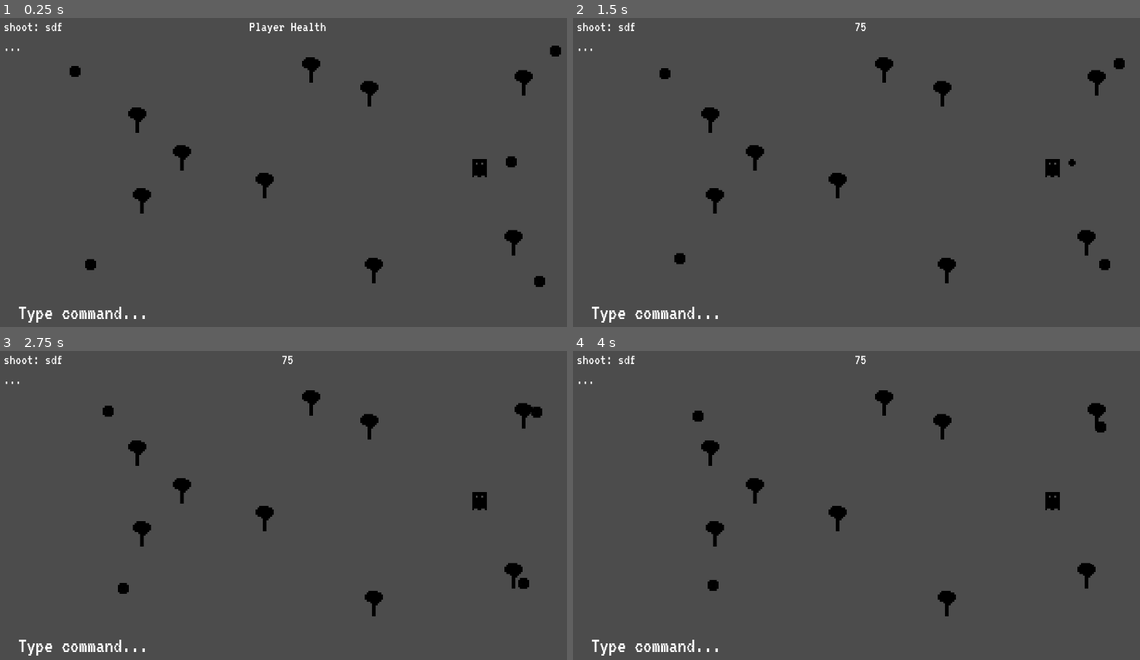
Above: before the commit, frames 1-4 (two rows, left to right).
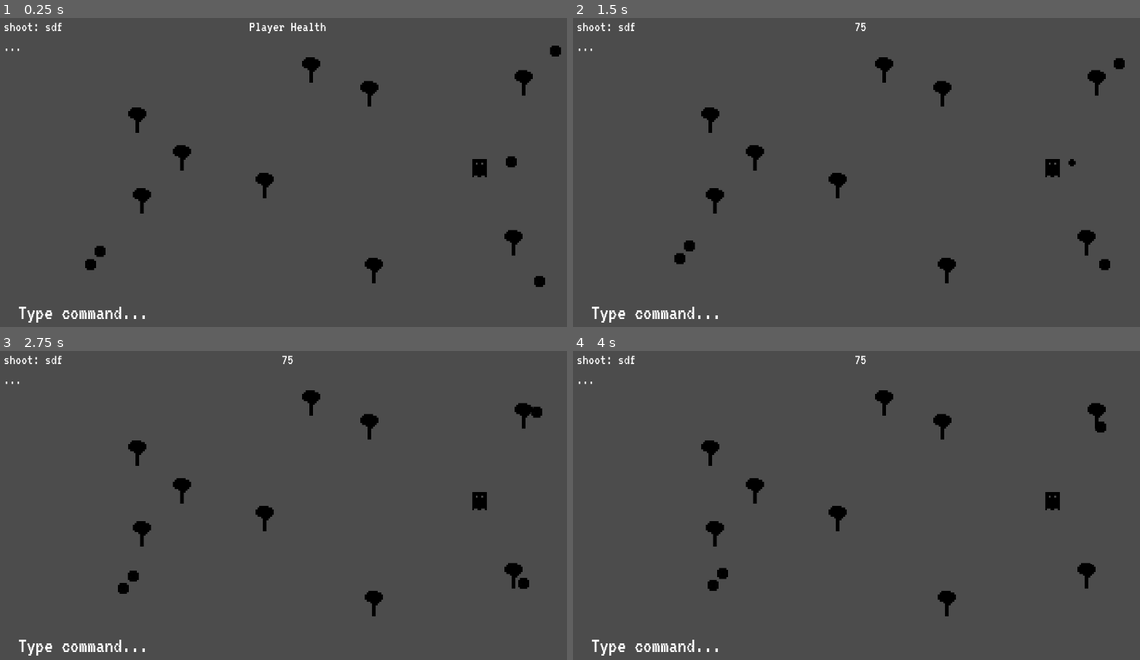
Above: after the commit, the same moments.

Repository: Anudin/LD41
Game: Godot game, scene res://Main.tscn
Two runs of this game, one before a commit and one after it. Both use one fixed random seed, a clock stepped at 60 frames per second and the inputs below.
Inputs:
- Up to frame 1 (0.25 s): no input
- Up to frame 2 (1.5 s): tap Enter at 0.5, 0.6 s; tap Space at 0.77 s; tap Backspace at 1.35 s
- Up to frame 3 (2.75 s): tap Space at 1.52 s; tap Delete at 2.1 s
- Up to frame 4 (4 s): tap Enter at 2.85 s; tap Space at 3.02, 3.77 s; tap Backspace at 3.6 s

The runs differ from the first frame. In frame 1, 0.1% of the frame differs, in the area x 12-19%, y 15-78%; in frame 2, 0.1%; in frame 3, 0.1%; in frame 4, 0.1%.

Commit message:
Setup collisions

Diff:
--- a/AI/AI.tscn
+++ b/AI/AI.tscn
@@ -48,7 +48,7 @@
 "values": [ Vector2( 0, 0 ), Vector2( 0, -1 ), Vector2( 0, 0 ) ]
 }
 
-[node name="AI" type="AnimatedSprite"]
+[node name="AI" type="AnimatedSprite" index="0"]
 
 scale = Vector2( 4, 4 )
 frames = SubResource( 3 )
@@ -69,8 +69,10 @@
 gravity = 98.0
 linear_damp = 0.1
 angular_damp = 1.0
+collision_layer = 2
 audio_bus_override = false
 audio_bus_name = "Master"
+_sections_unfolded = [ "Collision" ]
 
 [node name="CollisionShape2D" type="CollisionShape2D" parent="Area2D" index="0"]
 
--- a/AI/AttackPlayer.gd
+++ b/AI/AttackPlayer.gd
@@ -25,8 +25,7 @@
 	Parent.queue_free()
 
 func _on_area_entered(area):
-	if area == Player.get_node("Area2D"):
-		cleanup = true
-		Parent.play("explode")
-		Parent.get_node("Area2D/CollisionShape2D").disabled = true
-		Player._on_hit()
+	cleanup = true
+	Parent.play("explode")
+	Parent.get_node("Area2D/CollisionShape2D").disabled = true
+	Player._on_hit()
--- a/Main.tscn
+++ b/Main.tscn
@@ -15,7 +15,7 @@
 font_data = ExtResource( 2 )
 _sections_unfolded = [ "Font", "Settings" ]
 
-[node name="Main" type="Node2D" index="0"]
+[node name="Main" type="Node2D"]
 
 script = ExtResource( 1 )
 __meta__ = {
@@ -175,7 +175,7 @@
 
 [node name="AI5" parent="AI" index="4" instance=ExtResource( 5 )]
 
-position = Vector2( 165.967, 122.195 )
+position = Vector2( 220.231, 521.64 )
 
 [node name="Player" parent="." index="3" instance=ExtResource( 6 )]
 
--- a/Player/Bullet.tscn
+++ b/Player/Bullet.tscn
@@ -8,7 +8,9 @@
 custom_solver_bias = 0.0
 extents = Vector2( 1.01616, 0.980763 )
 
-[node name="Bullet" type="Sprite" index="0"]
+[node name="Bullet" type="Sprite" groups=[
+"bullets",
+]]
 
 scale = Vector2( 4, 4 )
 texture = ExtResource( 1 )
@@ -22,8 +24,11 @@
 gravity = 98.0
 linear_damp = 0.1
 angular_damp = 1.0
+collision_layer = 4
+collision_mask = 2
 audio_bus_override = false
 audio_bus_name = "Master"
+_sections_unfolded = [ "Collision" ]
 
 [node name="CollisionShape2D" type="CollisionShape2D" parent="Area2D" index="0"]
 
--- a/project.godot
+++ b/project.godot
@@ -41,6 +41,12 @@
 "svg/scale": 1.0
 }
 
+[layer_names]
+
+2d_physics/layer_1="player"
+2d_physics/layer_2="enemies"
+2d_physics/layer_3="bullets"
+
 [rendering]
 
 environment/default_environment="res://default_env.tres"
